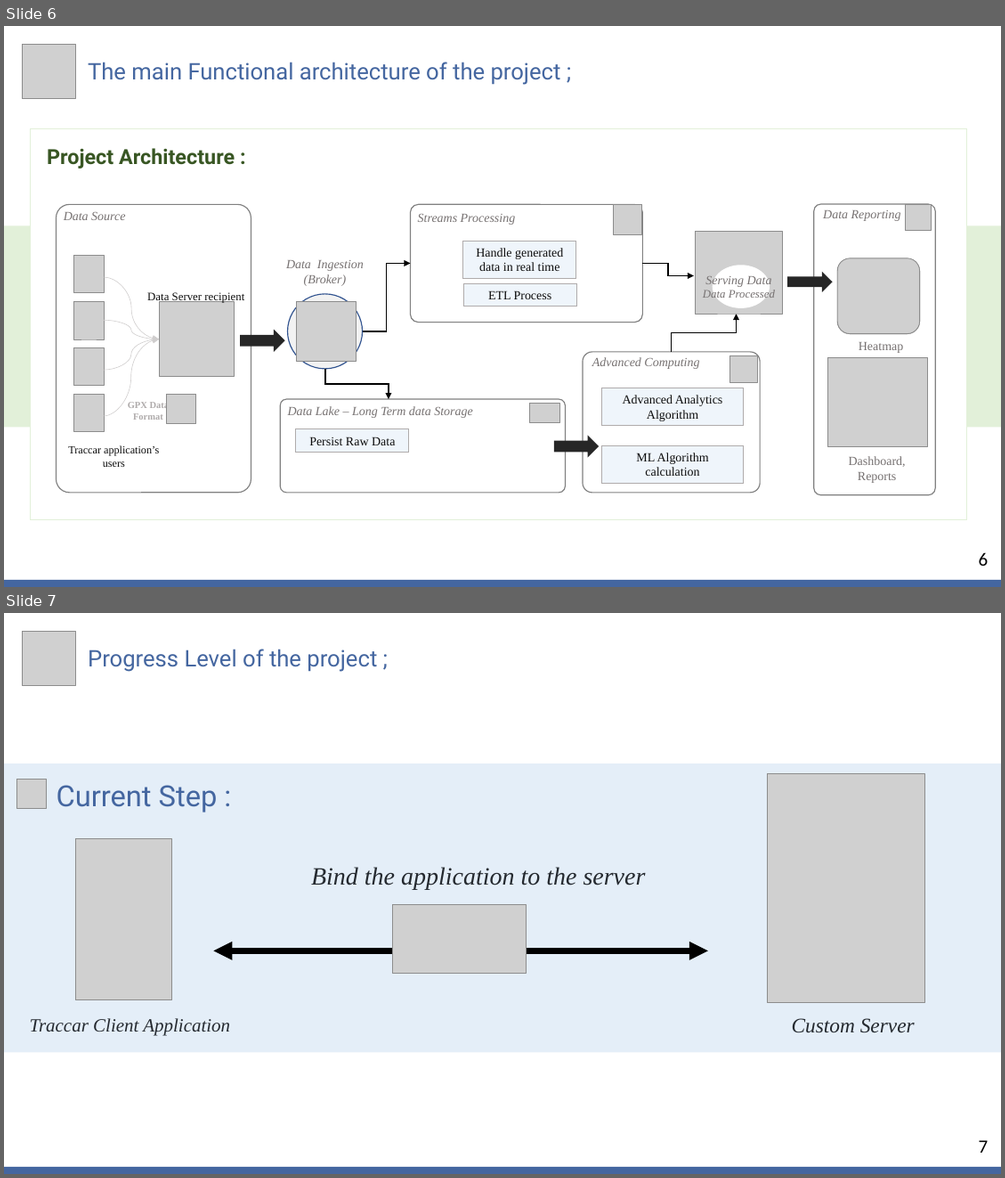
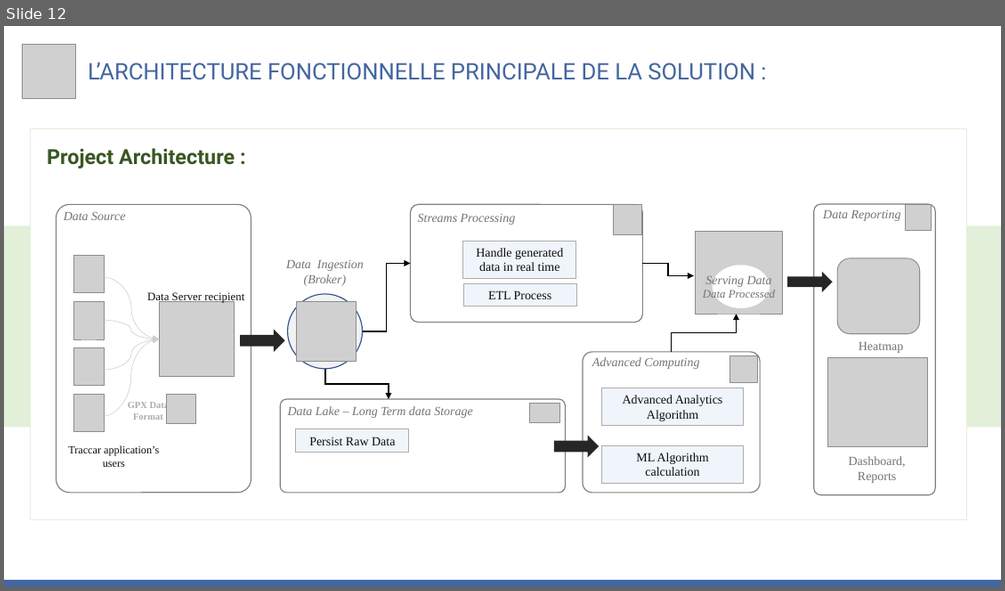
Before and after one commit to MiSalah/Real-Time-Data-Streaming-Analytics-System-for-tracking-Pedestrians, a slide deck: Progress' Presentations/Etat d'avancement - S1.pptx. Shown one above the other, each under a label of ours: slides 6 and 7 before the commit, slide 12 after it. The pictures are 1005x1178 and 1005x591 pixels, drawn with LibreOffice and Linux fonts; fonts in the diff are those of the drawing; grey boxes stand for pictures; background and template pictures are left out. Boxes give left, top, right and bottom in pixels: in the first picture for what was removed or moved away, otherwise in the second. Text is boxed around its words. In the diff, an @@ line names an element or a change of style, - is before the commit and + after.

```diff
--- a/Progress' Presentations/Etat d'avancement - S1.pptx
+++ b/Progress' Presentations/Etat d'avancement - S1.pptx
@@ slide 7 removed at (x1=4, y1=613, x2=1001, y2=1174), background #FFFFFF @@
@@ picture removed at (x1=22, y1=631, x2=76, y2=686) @@
@@ text removed at (x1=88, y1=649, x2=377, y2=672) @@
-Progress Level of the project ;
@@ rectangle removed at (x1=4, y1=763, x2=1001, y2=1052) @@
@@ picture removed at (x1=16, y1=779, x2=47, y2=809) @@
@@ text removed at (x1=57, y1=785, x2=218, y2=812) @@
-Current Step :
@@ picture removed at (x1=768, y1=774, x2=924, y2=1003) @@
@@ picture removed at (x1=76, y1=839, x2=172, y2=1000) @@
@@ text removed at (x1=311, y1=867, x2=646, y2=890) @@
-Bind the application to the server
@@ picture removed at (x1=393, y1=904, x2=526, y2=973) @@
@@ double arrow removed from (213, 951) to (708, 951) @@
@@ text removed at (x1=30, y1=1018, x2=230, y2=1036) @@
-Traccar Client Application
@@ text removed at (x1=792, y1=1018, x2=914, y2=1033) @@
-Custom Server
@@ text removed at (x1=979, y1=1140, x2=988, y2=1152) @@
-7
@@ rectangle removed at (x1=4, y1=1167, x2=1001, y2=1174) @@
@@ what was slide 6 is now slide 12 @@
@@ slide 12 changed as well @@
@@ text at (x1=88, y1=62, x2=755, y2=80): text changed @@
-The main Functional architecture of the project ;
+L’ARCHITECTURE FONCTIONNELLE PRINCIPALE DE LA SOLUTION :
@@ text removed at (x1=979, y1=552, x2=988, y2=565) @@
-6
```
Also in this commit, not shown: 2 other slides changed, 11 slides added, 3 other slides removed, 2 other files.
